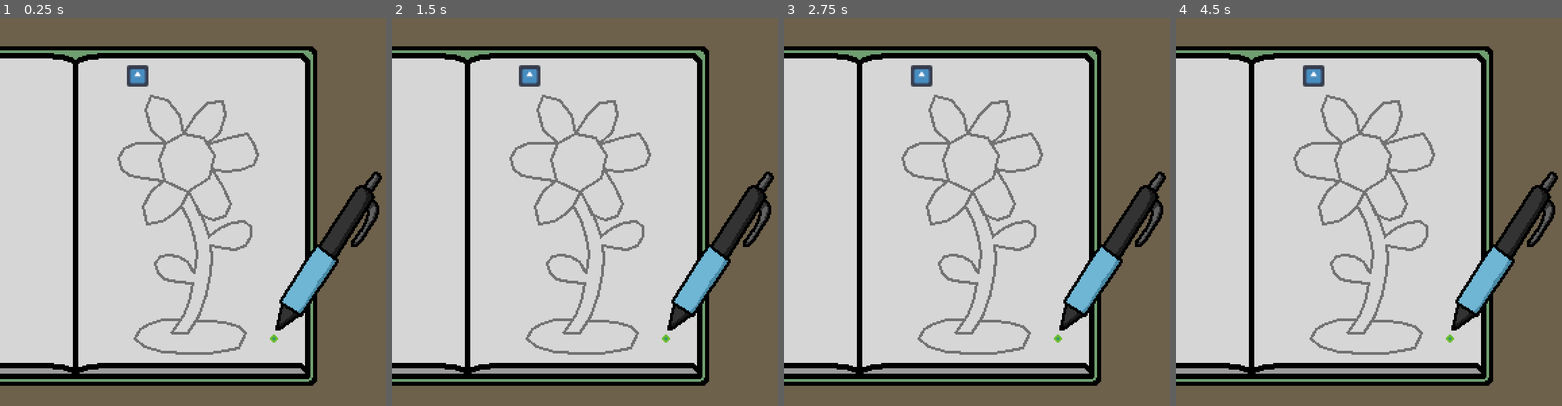
Above: before the commit, frames 1-4 (left to right).
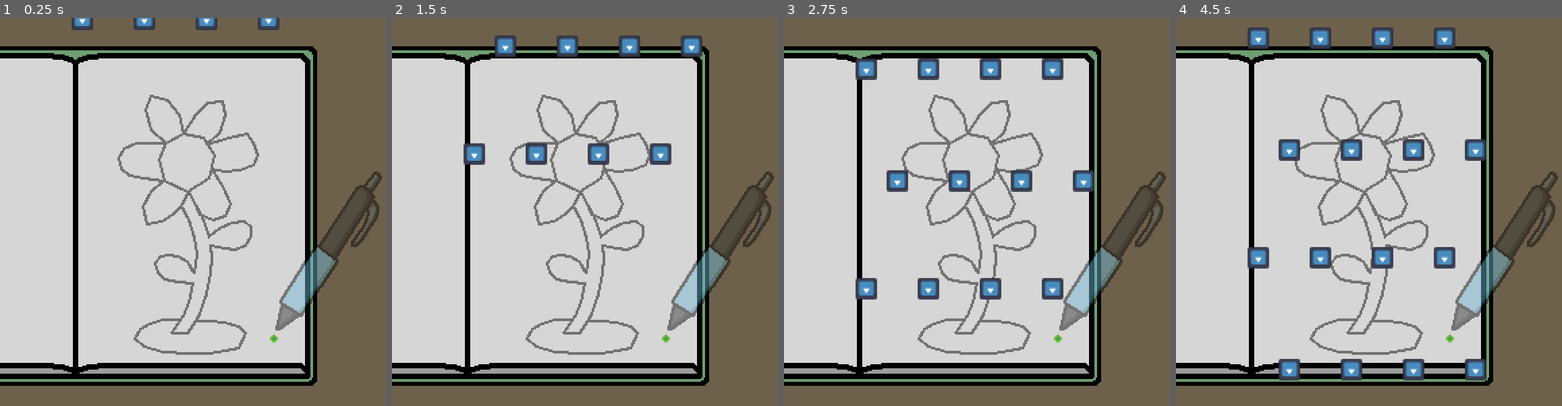
Above: after the commit, the same moments.

Repository: kennethbchen/Bullet-Journal-Game
Game: Godot game, scene res://Game.tscn
Two runs of this game, one before a commit and one after it. Both use one fixed random seed, a clock stepped at 60 frames per second and the inputs below. The engine's default icon, where the game draws it, is replaced by a stand-in: a white triangle on a blue panel in a dark square.
Inputs (mouse positions are in pixels of both pictures, inside the frame that each line leads up to):
- Up to frame 1 (0.25 s): no input
- Up to frame 2 (1.5 s): tap Enter (ui_accept) at 0.5, 0.77 s; move the mouse to (673, 192) at 0.52 s; click (673, 192) at 0.67 s; move the mouse to (507, 231) at 1.27 s; click (507, 231) at 1.42 s
- Up to frame 3 (2.75 s): tap Enter (ui_accept) at 1.52 s; move the mouse to (1015, 126) at 2.02 s; click (1015, 126) at 2.17 s
- Up to frame 4 (4.5 s): move the mouse to (1349, 289) at 2.77 s; click (1349, 289) at 2.92 s; tap Enter (ui_accept) at 3.02, 3.77 s; move the mouse to (1488, 270) at 3.52 s; click (1488, 270) at 3.67 s; move the mouse to (1253, 153) at 4.27 s; click (1253, 153) at 4.42 s

The runs differ from the first frame. In frame 1, 3.9% of the frame differs, in the area x 18-99%, y 0-81%; in frame 2, 5.7%; in frame 3, 6.8%; in frame 4, 8.2%, in the area x 18-99%, y 2-94%.
Error in both runs: Invalid access to property or key 'points' on a base object of type 'null instance'. (res://Scripts/DrawingGrader.gd:51)

Commit message:
Implemented spawnpointgenerator and projectile generator

Diff:
--- a/Game.tscn
+++ b/Game.tscn
@@ -7,61 +7,151 @@
 [ext_resource type="PackedScene" uid="uid://cmn84sc4c3hn3" path="res://Scenes/LineDrawer.tscn" id="2_uwqo8"]
 [ext_resource type="Texture2D" uid="uid://crhpivl7bdwgs" path="res://Sprites/Pen.png" id="3_iqhor"]
 [ext_resource type="Script" path="res://Scripts/MouseInputHandler.gd" id="4_cae04"]
-[ext_resource type="Texture2D" uid="uid://bke02cu24rhwk" path="res://icon.svg" id="4_wu58r"]
+[ext_resource type="Script" path="res://Scripts/BulletHell/ProjectileGeneratorStep.gd" id="5_0ne8o"]
 [ext_resource type="Texture2D" uid="uid://d18tb4gbtrcct" path="res://Sprites/Background.png" id="6_mwbb3"]
+[ext_resource type="Script" path="res://Scripts/BulletHell/SpawnPointGenerator.gd" id="6_vwfgl"]
+[ext_resource type="PackedScene" uid="uid://ctyv33hrjhojx" path="res://Scenes/Projectile.tscn" id="8_i0f18"]
+[ext_resource type="Script" path="res://Scripts/BulletHell/ProjectileGenerator.gd" id="10_bdcdg"]
+
+[sub_resource type="Resource" id="Resource_2w8dj"]
+script = ExtResource("5_0ne8o")
+skip = false
+spawn_position_parent_path = NodePath("SpawnPointGenerator")
+projectile_scene = ExtResource("8_i0f18")
+aim_rotation_source_path = NodePath("")
+aim_type = 0
+position_offset = Vector2(0, 0)
+rotation_offset_degrees = 0.0
+spawn_delay = 0.0
+transition_delay = 1.0
+spawn_cycles = 1
+step_cycles = 1
+sound_effect_name = ""
+sound_type = 0
+
+[sub_resource type="Resource" id="Resource_6wutw"]
+script = ExtResource("5_0ne8o")
+skip = false
+spawn_position_parent_path = NodePath("SpawnPointGenerator2")
+projectile_scene = ExtResource("8_i0f18")
+aim_rotation_source_path = NodePath("")
+aim_type = 0
+position_offset = Vector2(0, 0)
+rotation_offset_degrees = 0.0
+spawn_delay = 0.0
+transition_delay = 1.0
+spawn_cycles = 1
+step_cycles = 1
+sound_effect_name = ""
+sound_type = 0
 
 [sub_resource type="CircleShape2D" id="CircleShape2D_d5p4o"]
 radius = 3.0
-
-[sub_resource type="CircleShape2D" id="CircleShape2D_3f8an"]
-radius = 8.0
 
 [node name="GameLevel" type="Node2D"]
 metadata/_edit_vertical_guides_ = [1.0]
 
 [node name="DrawingGrader" type="Node" parent="." node_paths=PackedStringArray("source_line_parent", "drawing_line_parent")]
 script = ExtResource("1_d48b6")
-source_line_parent = NodePath("../FlowerDrawingGuide")
-drawing_line_parent = NodePath("../DrawingLineParent")
+source_line_parent = NodePath("../Drawings/FlowerDrawingGuide")
+drawing_line_parent = NodePath("../Drawings/PlayerLineParent")
 
-[node name="TestDrawingGuide" type="Node" parent="."]
+[node name="Drawings" type="Node" parent="."]
 
-[node name="GuideLine" type="Line2D" parent="TestDrawingGuide"]
+[node name="TestDrawingGuide" type="Node" parent="Drawings"]
+
+[node name="GuideLine" type="Line2D" parent="Drawings/TestDrawingGuide"]
 visible = false
 top_level = true
 points = PackedVector2Array(190, 59, 205, 102, 201, 146)
 width = 2.0
 default_color = Color(0.447059, 0.447059, 0.447059, 1)
 
-[node name="FlowerDrawingGuide" type="Node" parent="."]
+[node name="FlowerDrawingGuide" type="Node" parent="Drawings"]
 
-[node name="GuideLine" parent="FlowerDrawingGuide" instance=ExtResource("1_s1vox")]
+[node name="GuideLine" parent="Drawings/FlowerDrawingGuide" instance=ExtResource("1_s1vox")]
 points = PackedVector2Array(118, 105, 123, 93, 136, 86, 151, 89, 159, 102, 155, 119, 139, 129, 122, 121, 118, 105)
 
-[node name="GuideLine2" parent="FlowerDrawingGuide" instance=ExtResource("1_s1vox")]
+[node name="GuideLine2" parent="Drawings/FlowerDrawingGuide" instance=ExtResource("1_s1vox")]
 points = PackedVector2Array(123, 93, 112, 83, 108, 68, 112, 58, 124, 61, 133, 72, 136, 86, 145, 72, 154, 63, 165, 62, 1 …(314 unchanged characters)…
 
-[node name="GuideLine3" parent="FlowerDrawingGuide" instance=ExtResource("1_s1vox")]
+[node name="GuideLine3" parent="Drawings/FlowerDrawingGuide" instance=ExtResource("1_s1vox")]
 points = PackedVector2Array(144, 137, 150, 148, 155, 162, 163, 156, 172, 152, 181, 151, 186, 155, 186, 162, 182, 169, 1 …(248 unchanged characters)…
 
-[node name="GuideLine4" parent="FlowerDrawingGuide" instance=ExtResource("1_s1vox")]
+[node name="GuideLine4" parent="Drawings/FlowerDrawingGuide" instance=ExtResource("1_s1vox")]
 points = PackedVector2Array(133, 224, 121, 224, 111, 227, 104, 231, 100, 238, 107, 244, 121, 248, 140, 249, 155, 249, 167, 247, 177, 245, 182, 234, 177, 229, 166, 226, 156, 225, 146, 225)
 
-[node name="DrawingLineParent" type="Node" parent="."]
+[node name="PlayerLineParent" type="Node" parent="Drawings"]
+
+[node name="ProjectileGenerator" type="Node2D" parent="." node_paths=PackedStringArray("projectile_parent")]
+script = ExtResource("10_bdcdg")
+run_forever = true
+projectile_parent = NodePath("ProjectileParent")
+steps = Array[ExtResource("5_0ne8o")]([SubResource("Resource_2w8dj"), SubResource("Resource_6wutw")])
+
+[node name="ProjectileParent" type="Node" parent="ProjectileGenerator"]
+
+[node name="SpawnPointGenerator" type="Node2D" parent="ProjectileGenerator"]
+position = Vector2(61, -18)
+script = ExtResource("6_vwfgl")
+enabled = true
+point_count = 4
+init_rotation = 90.0
+position_offset = Vector2(46, 0)
+
+[node name="0" type="Marker2D" parent="ProjectileGenerator/SpawnPointGenerator"]
+rotation = 1.5708
+
+[node name="1" type="Marker2D" parent="ProjectileGenerator/SpawnPointGenerator"]
+position = Vector2(46, 0)
+rotation = 1.5708
+
+[node name="2" type="Marker2D" parent="ProjectileGenerator/SpawnPointGenerator"]
+position = Vector2(92, 0)
+rotation = 1.5708
+
+[node name="3" type="Marker2D" parent="ProjectileGenerator/SpawnPointGenerator"]
+position = Vector2(138, 0)
+rotation = 1.5708
+
+[node name="SpawnPointGenerator2" type="Node2D" parent="ProjectileGenerator"]
+position = Vector2(61, -18)
+script = ExtResource("6_vwfgl")
+enabled = true
+point_count = 4
+init_position = Vector2(23, 0)
+init_rotation = 90.0
+position_offset = Vector2(46, 0)
+
+[node name="0" type="Marker2D" parent="ProjectileGenerator/SpawnPointGenerator2"]
+position = Vector2(23, 0)
+rotation = 1.5708
+
+[node name="1" type="Marker2D" parent="ProjectileGenerator/SpawnPointGenerator2"]
+position = Vector2(69, 0)
+rotation = 1.5708
+
+[node name="2" type="Marker2D" parent="ProjectileGenerator/SpawnPointGenerator2"]
+position = Vector2(115, 0)
+rotation = 1.5708
+
+[node name="3" type="Marker2D" parent="ProjectileGenerator/SpawnPointGenerator2"]
+position = Vector2(161, 0)
+rotation = 1.5708
 
 [node name="Player" type="CharacterBody2D" parent="." node_paths=PackedStringArray("line_parent")]
+z_index = 3
 position = Vector2(203, 238)
 motion_mode = 1
 script = ExtResource("1_46845")
 line_drawer_scene = ExtResource("2_uwqo8")
-line_parent = NodePath("../DrawingLineParent")
+line_parent = NodePath("../Drawings/PlayerLineParent")
 
 [node name="HurtboxSprite" type="Sprite2D" parent="Player"]
-z_index = 2
 texture = ExtResource("1_jw0vf")
 
 [node name="PenSprite" type="Sprite2D" parent="Player"]
-z_index = 2
+modulate = Color(1, 1, 1, 0.466667)
 position = Vector2(1, -6)
 texture = ExtResource("3_iqhor")
 centered = false
@@ -73,16 +163,6 @@
 [node name="MouseInputHandler" type="Node2D" parent="Player"]
 script = ExtResource("4_cae04")
 
-[node name="TestProjectile" type="CharacterBody2D" parent="."]
-position = Vector2(102, 43)
-motion_mode = 1
-
-[node name="Sprite2D" type="Sprite2D" parent="TestProjectile"]
-texture = ExtResource("4_wu58r")
-
-[node name="CollisionShape2D" type="CollisionShape2D" parent="TestProjectile"]
-shape = SubResource("CircleShape2D_3f8an")
-
 [node name="Background" type="Sprite2D" parent="."]
 z_index = -4
 position = Vector2(144, 144)
--- a/Scenes/GuideLine.tscn
+++ b/Scenes/GuideLine.tscn
@@ -2,5 +2,6 @@
 
 [node name="GuideLine" type="Line2D"]
 top_level = true
+z_index = -1
 width = 2.0
 default_color = Color(0.447059, 0.447059, 0.447059, 1)
--- a/Scenes/LineDrawer.tscn
+++ b/Scenes/LineDrawer.tscn
@@ -3,7 +3,9 @@
 [ext_resource type="Script" path="res://Scripts/LineDrawer.gd" id="1_bdswj"]
 
 [node name="LineDrawer" type="Line2D"]
+show_behind_parent = true
 top_level = true
+z_index = 1
 width = 3.0
 default_color = Color(0, 0, 0, 1)
 script = ExtResource("1_bdswj")
--- /dev/null
+++ b/Scenes/Projectile.tscn
@@ -0,0 +1,20 @@
+[gd_scene load_steps=4 format=3 uid="uid://ctyv33hrjhojx"]
+
+[ext_resource type="Script" path="res://Scripts/BulletHell/Projectile.gd" id="1_kt5mv"]
+[ext_resource type="Texture2D" uid="uid://bke02cu24rhwk" path="res://icon.svg" id="2_kjl68"]
+
+[sub_resource type="CircleShape2D" id="CircleShape2D_3f8an"]
+radius = 8.0
+
+[node name="Projectile" type="CharacterBody2D"]
+z_index = 2
+motion_mode = 1
+script = ExtResource("1_kt5mv")
+speed = 80.0
+
+[node name="Sprite2D" type="Sprite2D" parent="."]
+rotation = 1.5708
+texture = ExtResource("2_kjl68")
+
+[node name="CollisionShape2D" type="CollisionShape2D" parent="."]
+shape = SubResource("CircleShape2D_3f8an")
--- /dev/null
+++ b/Scripts/BulletHell/Projectile.gd
@@ -0,0 +1,12 @@
+extends CharacterBody2D
+
+class_name Projectile
+
+@export var speed: float = 60
+@export var lifespan: float = 5
+
+func _ready():
+	get_tree().create_timer(lifespan).timeout.connect(queue_free)
+
+func _process(delta):
+	position += transform.x * speed * delta
--- /dev/null
+++ b/Scripts/BulletHell/ProjectileGenerator.gd
@@ -0,0 +1,83 @@
+extends Node
+
+@export var run_forever = false
+
+@export var projectile_parent: Node
+
+@export var steps: Array[ProjectileGeneratorStep]
+
+var running : bool = false
+
+var should_stop = false
+
+signal sound_requested(name: String)
+
+func _ready():
+	pass
+
+func _process(delta):
+
+	if run_forever and not running:
+		start()
+
+func stop():
+	should_stop = true
+	run_forever = false
+
+func start():
+
+	if running: return
+
+	running = true
+	for step in steps:
+
+		if step.skip:
+			continue
+
+		var spawn_pos_parent = get_node(step.spawn_position_parent_path)
+
+		var rotation_inherit_source: Node2D = get_node_or_null(step.aim_rotation_source_path)
+
+		for step_cycle in range(0, step.step_cycles):
+
+			# Inherit rotation if needed
+			if rotation_inherit_source != null and \
+						step.aim_type == step.AIM_TYPE.PER_STEP:
+				spawn_pos_parent.rotation_degrees = rotation_inherit_source.rotation_degrees
+
+			# Play Sound Effect if needed
+			if not step.sound_effect_name.is_empty() and step.sound_type == step.SFX_TYPE.PER_STEP:
+				sound_requested.emit(step.sound_effect_name)
+
+			for spawn_cycle in range(0, step.spawn_cycles):
+
+
+				if should_stop:
+					should_stop = false
+					return
+
+				# Inherit rotation if needed
+				if rotation_inherit_source != null and \
+						step.aim_type == step.AIM_TYPE.PER_SPAWN:
+					spawn_pos_parent.rotation_degrees = rotation_inherit_source.rotation_degrees
+
+				# Play Sound Effect if needed
+				if not step.sound_effect_name.is_empty() and step.sound_type == step.SFX_TYPE.PER_SPAWN:
+					sound_requested.emit(step.sound_effect_name)
+
+				for spawn_point in spawn_pos_parent.get_children():
+
+					var new_projectile = step.projectile_scene.instantiate()
+					projectile_parent.add_child(new_projectile)
+					new_projectile.global_position = spawn_point.global_position
+					new_projectile.rotation = spawn_point.global_rotation
+
+				await get_tree().create_timer(step.spawn_delay).timeout
+
+			# Apply transform offsets
+			spawn_pos_parent.position += step.position_offset
+			spawn_pos_parent.rotation_degrees += step.rotation_offset_degrees
+
+			await get_tree().create_timer(step.transition_delay).timeout
+
+	running = false
--- /dev/null
+++ b/Scripts/BulletHell/ProjectileGeneratorStep.gd
@@ -0,0 +1,41 @@
+extends Resource
+
+class_name ProjectileGeneratorStep
+
+enum AIM_TYPE {PER_STEP, PER_SPAWN}
+enum SFX_TYPE {PER_STEP, PER_SPAWN}
+
+@export var skip: bool = false
+
+@export_group("Nodes")
+
+# Exporting NodePath instead of Node2D is a workaround because
+# this resource is loaded before the spawn_positions, meaning they are incorrectly null at runtime
+@export var spawn_position_parent_path: NodePath
+
+@export var projectile_scene: PackedScene
+
+# Aiming and having rotation offsets at the same time probably don't work
+@export_group("Aiming")
+@export var aim_rotation_source_path: NodePath
+@export var aim_type: AIM_TYPE
+
+@export_group("Transform Offset")
+@export var position_offset: Vector2 = Vector2.ZERO
+@export_range(-360.0, 360.0, 0.1, "degrees") var rotation_offset_degrees: float = 0
+
+@export_group("Delay Parameters")
+@export var spawn_delay: float = 0
+@export var transition_delay: float = 1
+
+@export_group("Repeat Parameters")
+@export_range(1, 100, 1, "or_greater") var spawn_cycles: int = 1
+@export_range(1, 100, 1, "or_greater") var step_cycles: int = 1
+
+@export_group("Sound")
+@export var sound_effect_name: String = ""
+@export var sound_type: SFX_TYPE = SFX_TYPE.PER_STEP
+
+func _ready():
+	assert(spawn_position_parent_path is NodePath)
+	assert(projectile_scene != null)
--- /dev/null
+++ b/Scripts/BulletHell/SpawnPointGenerator.gd
@@ -0,0 +1,44 @@
+@tool
+extends Node2D
+
+@export var enabled: bool = false
+
+@export_range(0, 1, 1, "or_greater") var point_count = 2
+
+@export var init_position: Vector2
+@export var init_rotation: float = 0
+
+@export var position_offset: Vector2
+
+# Called when the node enters the scene tree for the first time.
+func _ready():
+	pass # Replace with function body.
+
+
+# Called every frame. 'delta' is the elapsed time since the previous frame.
+func _process(delta):
+	if Engine.is_editor_hint() and enabled:
+
+		if get_children().size() < point_count:
+
+			for i in range (get_children().size(), point_count):
+				var marker = Marker2D.new()
+				add_child(marker)
+				marker.owner = get_tree().edited_scene_root
+				marker.name = str(i)
+
+		if get_children().size() > point_count:
+
+			for i in range (point_count, get_children().size()):
+				get_child(i).queue_free()
+
+
+
+		var current_position_offset = init_position
+		for child in get_children():
+
+
+			child.position = current_position_offset
+			child.rotation_degrees = init_rotation
+
+			current_position_offset += position_offset
Not shown: 1 places in Game.tscn that only renumber resources
